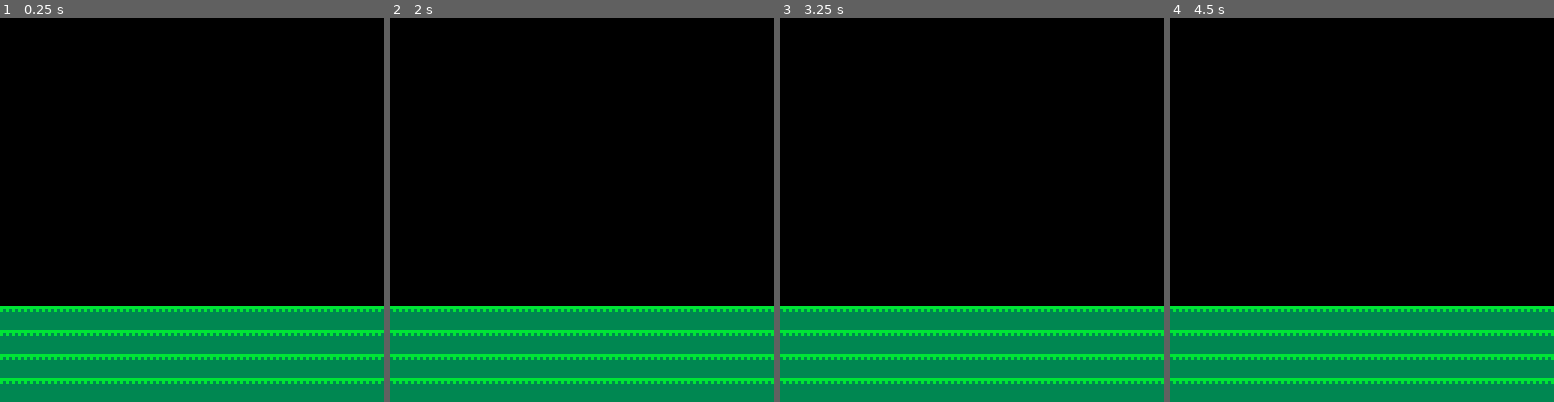
Above: before the commit, frames 1-4 (left to right).
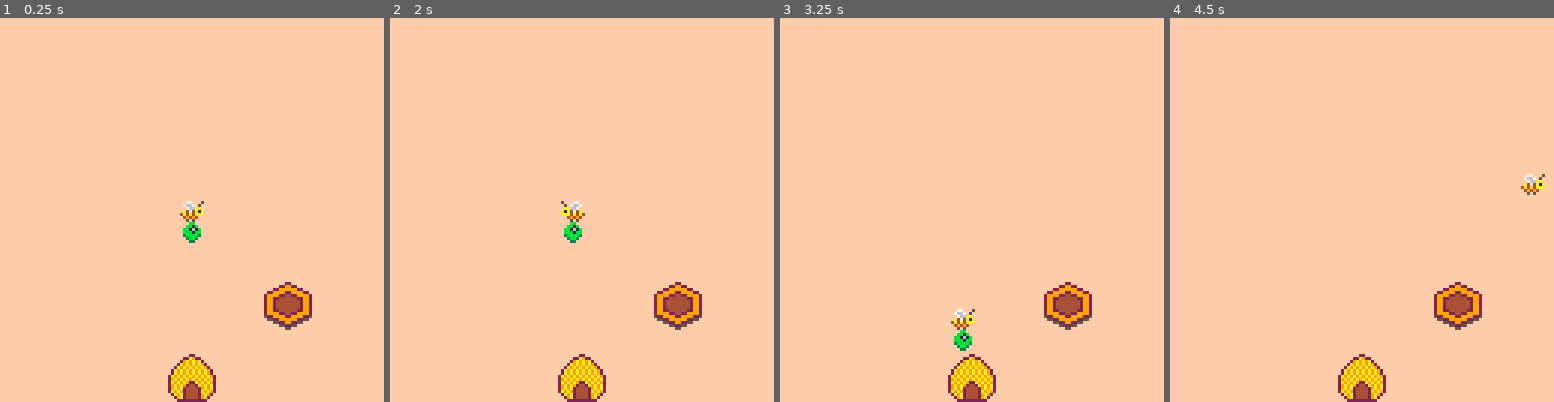
Above: after the commit, the same moments.

Repository: global-game-jam-2019-team/the_letter_bee
Game: PICO-8 cartridge the_letter_bee_art_sound_backup.p8
Two runs of this game, one before a commit and one after it. Both use one fixed random seed, a clock stepped at 60 frames per second and the inputs below.
Inputs:
- Up to frame 1 (0.25 s): no input
- Up to frame 2 (2 s): tap O (Z key) at 0.33, 0.7, 1.43 s; tap X (X key) at 1.07 s; hold Left from 1.97 s (still down)
- Up to frame 3 (3.25 s): tap X (X key) every 0.33 s from 2.07 to 3.07 s; tap O (Z key) at 2.22, 3.1 s; release Left at 2.37 s; hold Down 2.42-2.82 s; hold Right from 2.87 s (still down)
- Up to frame 4 (4.5 s): tap X (X key) every 0.33 s from 3.4 to 4.4 s; release Right at 3.53 s; hold Up 3.58-4.08 s; tap O (Z key) at 3.98 s; hold Right from 4.13 s (still down)

The runs differ from the first frame. In frame 1, 100% of the frame differs, in the area x 0-100%, y 0-100%; in frame 2, 100%; in frame 3, 100%; in frame 4, 100%.

Commit message:
Remove unused sprite from map

Diff:
--- a/the_letter_bee_art_sound_backup.p8
+++ b/the_letter_bee_art_sound_backup.p8
@@ -7,16 +7,27 @@
 --------------------------------
 
 local cam_x = 0
+local cam_x_screen_limit = 16
+
 local t = 0      -- current time
 local p =              -- player
- { x = 32, y = 32, move_timer = 0,
+ { x = 64, y = 64, move_timer = 0,
    cycling = false, cycle_timer = 0,
-   col = 8, mode = 1}
-local sand_behaviors = {}
-local gravity = 5
+   col = 8, mode = 1, point_right = true,
+   carry_sprite="food_green"}
+local bee_gravity = 0
+local bee_speed = 3
+local bee_jank_skip_rate = 1
+local bee_jank_factor_y = 2
+local bee_jank_factor_x = .5
+local normal_gravity = 5
+
+-- the y position of the floor
+local floor_y = 128 - 8
 
 -------------------------- util --
 
+printh("overwritten", "b", true)
 function log(text,val1,val2,val3,val4)
   if text == nil then text = "nil" end
   if val1 == nil then val1 = "nil" end
@@ -47,7 +58,7 @@
 end
 
 function rnd_index(a)
- return flr(rnd(a))+1
+ return flr(rnd(#a))+1
 end
 
 function cycle_arr(t, skips)
@@ -101,6 +112,59 @@
  return _b[i+1]
 end
 
+-- sprite data
+_s = {
+  bee        = {n=  1, w=1, h=1, cx=4, cy=4, r=4},
+  bee_green  = {n=  2, w=1, h=1, cx=4, cy=4, r=4},
+  bee_blue   = {n= 17, w=1, h=1, cx=4, cy=4, r=4},
+  bee_pink   = {n= 18, w=1, h=1, cx=4, cy=4, r=4},
+  food       = {n= 16, w=1, h=1, cx=4, cy=4, r=4},
+  food_green = {n= 32, w=1, h=1, cx=4, cy=4, r=4},
+  food_pink  = {n= 33, w=1, h=1, cx=4, cy=4, r=4},
+  food_blue  = {n= 34, w=1, h=1, cx=4, cy=4, r=4},
+
+  hive   =     {n=  3, w=2, h=2, cx=8, cy=8, r=8},
+  cloud  =     {n=  5, w=2, h=1, cx=8, cy=8},
+  cloud2 =     {n= 48, w=2, h=1, cx=8, cy=8},
+  floor  =     {n=  7, w=2, h=1, cx=4, cy=4},
+  speech =     {n=  8, w=2, h=2, cx=12,cy=16},
+  speech =     {n=  7, w=2, h=1, cx=12,cy=16},
+
+  honeycomb =  {n= 35, w=2, h=2, cx=8, cy=8, r=8},
+  -- todo: tree.
+}
+
+-- gathers spr parameters
+function s(name, x, y, flip_x, flip_y)
+  local sd = _s[name]
+  return sd.n, x-sd.cx, y-sd.cy, sd.w, sd.h, flip_x, flip_y
+end
+
+-- entity reaction: delete
+function er_delete(entity, entities)
+  del(entities, entity)
+end
+
+-- entity reaction: carry
+function er_carry(entity, entities)
+  if p.carry_sprite ~= nil then return end
+  p.carry_sprite = entity.type
+  del(entities, entity)
+end
+
+-- entity reaction: drop
+function er_drop(entity, entities)
+  if p.carry_sprite == nil then return end
+  add(entities, {type=p.carry_sprite,x=p.x,y=p.y})
+  p.carry_sprite = nil
+end
+
+-- entity reaction: drop
+function er_consume_carry(entity, entities)
+  if p.carry_sprite == nil then return end
+  p.carry_sprite = nil
+end
+
 function update_buttons()
  for i=1,6 do
   local cur = _b[i]
@@ -150,34 +214,88 @@
  end
 end
 
-function _init()
- printh("overwritten", "b", true)
-end
-
---------------------------------
------------- callback: update --
-function _update()
- t = (t + 1) % 32767
- update_buttons()
- control()
-
- -- monitor
- for i=0,5 do
-  local cur = b(i)
-  mon(cur.sym, cur.isdown, cur.count, cur.col)
- end
- monf("m", p.mode == 0, 1.0, 11)
- monf("c", true, 1.0, p.col)
+function update_bee()
+  p.y = p.y + bee_gravity
+  if t % bee_jank_skip_rate ~= 0 then
+    local angle = rnd(1)
+    local fx = cos(angle) * bee_jank_factor_x
+    local fy = sin(angle) * bee_jank_factor_y
+    p.x = p.x + fx
+    p.y = p.y + fy
+  end
+end
+
+function apply_floors(entities)
+  if p.y > floor_y then p.y = floor_y end
 end
 
 function control()
-  local factor = 5
+  -- left
+  if b(0).isdown then
+    p.x = p.x - bee_speed
+    p.point_right = false
+  end
+  -- right
   if b(1).isdown then
-    cam_x = cam_x + factor
-  end
-  if b(0).isdown then
-    cam_x = cam_x - factor
-  end
+    p.x = p.x + bee_speed
+    p.point_right = true
+  end
+  -- up
+  if b(2).isdown then p.y = p.y - bee_speed end
+  -- down
+  if b(3).isdown then p.y = p.y + bee_speed end
+end
+
+-- determines which entities the bee is touching
+function check_overlap(entities)
+  local bee_r = _s["bee"].r
+  for i=1,#entities do
+    local e = entities[i]
+    e.is_touched = false
+    local sprite = _s[e.type]
+    local e_r = sprite.r
+    if e_r ~= nil then
+      local dx = e.x - p.x
+      local dy = e.y - p.y
+      if abs(dx) < 16 and abs(dy) < 16 then
+        local d2 = len2(dx,dy)
+        local d2_limit = pow2(bee_r + e_r)
+        if d2 < d2_limit then
+          e.is_touched = true
+          log("colliding", e.type, bee_r, e_r)
+          log("colliding", dx, dy)
+          log("colliding", d2, d2_limit)
+          log("colliding", e.x, e.y, p.x, p.y)
+        end
+      end
+    end
+  end
+end
+
+-- reacts to the bee touching entities
+function apply_overlap(entities)
+  _s.bee.n = 1
+  for i=1,#entities do
+    local e = entities[i]
+    if e.is_touched then
+      _s.bee.n = 2
+      local reactions = e.reactions
+      if reactions ~= nil then
+        log("#reactions", #reactions)
+        for reaction in all(reactions) do
+          reaction(e, entities)
+        end
+      end
+    end
+  end
+end
+
+function update_camera()
+  cam_x_right_limit = p.x - cam_x_screen_limit
+  cam_x_left_limit = p.x - (128 - cam_x_screen_limit)
+  log("bee", cam_x_right_limit, cam_x_left_limit, p.x)
+  if cam_x > cam_x_right_limit then cam_x = cam_x_right_limit end
+  if cam_x < cam_x_left_limit then cam_x = cam_x_left_limit end
 end
 
 --------------------------------
@@ -216,31 +334,19 @@
 
 local home_maps = {1}
 local available_maps = {2,3,4,5,6,7,8}
-
-local home_map = 1
-local map_list_right = {3,3,5,3,5,7,9}
-local map_list_left = {2,4,6,8}
-
-function _draw()
-  cls()
-  camera(cam_x,0)
-  local screen = get_screen(cam_x)
-
-  -- home
-  draw_screen(home_map, 0)
-
-  -- left
-  for i=1,#map_list_left do
-    local map = map_list_left[i]
-    draw_screen(map, -i)
-  end
-
-  -- right
-  for i=1,#map_list_right do
-    local map = map_list_right[i]
-    draw_screen(map, i)
-  end
-end
+function pick_map()
+  local i = rnd_index(available_maps)
+  log("map", i, #available_maps)
+  return available_maps[rnd_index(available_maps)]
+end
+
+function draw_entities(entities)
+  for i=1,#entities do
+    local e = entities[i]
+    spr(s(e.type, e.x, e.y))
+  end
+end
+
 
 -------------------------------
 -- utilities
@@ -282,7 +388,120 @@
  end
 end
 
-
+--------------------------------
+------------- mode: overworld --
+
+local home_map = 1
+local map_list_right = {pick_map(),pick_map(),pick_map(),pick_map(),pick_map(),pick_map()}
+local map_list_left = {pick_map(),pick_map(),pick_map(),pick_map(),pick_map()}
+
+function _update_overworld()
+  t = (t + 1) % 32767
+  update_buttons()
+  update_bee()
+  control()
+  apply_floors(overworld_entities)
+  check_overlap(overworld_entities)
+
+  apply_overlap(overworld_entities)
+
+  update_camera()
+
+  log("stats","mem",stat(0),"cpu",stat(1))
+end
+
+function _draw_overworld()
+  cls"12"
+  camera(cam_x,0)
+  local screen = get_screen(cam_x)
+
+  -- home
+  draw_screen(home_map, 0)
+
+  -- left
+  for i=1,#map_list_left do
+    local map = map_list_left[i]
+    draw_screen(map, -i)
+  end
+
+  -- right
+  for i=1,#map_list_right do
+    local map = map_list_right[i]
+    draw_screen(map, i)
+  end
+
+  -- entities
+  draw_entities(overworld_entities)
+
+  -- bee carry
+  if p.carry_sprite ~= nil then
+    local offset_y = _s.bee.cy + _s[p.carry_sprite].cy
+    spr(s(p.carry_sprite, p.x, p.y + offset_y))
+  end
+
+  -- bee
+  spr(s("bee", p.x, p.y, not p.point_right))
+end
+
+function go_to_overworld()
+  _update = _update_overworld
+  _draw = _draw_overworld
+end
+
+--------------------------------
+------------------ mode: hive --
+
+function _update_hive()
+  t = (t + 1) % 32767
+  update_buttons()
+  update_bee()
+  control()
+
+  apply_floors(hive_entities)
+  check_overlap(hive_entities)
+  apply_overlap(hive_entities)
+
+  update_camera()
+
+  log("stats","mem",stat(0),"cpu",stat(1))
+end
+
+function _draw_hive()
+  cls"15"
+  -- map(0,64-16, 0,0, 16,16)
+
+  -- entities
+  draw_entities(hive_entities)
+
+  -- bee carry
+  if p.carry_sprite ~= nil then
+    local offset_y = _s.bee.cy + _s[p.carry_sprite].cy
+    spr(s(p.carry_sprite, p.x, p.y + offset_y))
+  end
+  -- bee
+  spr(s("bee", p.x, p.y, not p.point_right))
+end
+
+function go_to_hive()
+  _update = _update_hive
+  _draw = _draw_hive
+end
+
+-- go_to_overworld()
+go_to_hive()
+
+-- prep entities
+function _init()
+  overworld_entities = {
+    {type="hive", x=64, y=76,reactions={go_to_hive}},
+    {type="food", x=136,y=floor_y,reactions={er_carry}}
+  }
+
+  hive_entities = {
+    {type="hive",      x=64, y=128-_s.hive.cy,reactions={go_to_overworld}},
+    {type="honeycomb", x=96,y=96,reactions={er_consume_carry}}
+  }
+end
 
 
 
@@ -414,16 +633,16 @@
 __map__
 0000000000000000000000000000000000000000000000000000000000000000000000000000000000000000000000000000000000000000000000000000000000000000000000000000000000000000000000000000000000000000000000000000000000000000000000000000000000000000000000000000000000000000
 0000000000000000000000000000000000000000000000000000000000000000000000000000000000000000000000000000000000000000000000000000000000000000000000000000000000000000000000000000000000000000000000000000000000000000000000000000000000000000000000000000000000000000
-0000000000000000000000000000000000000000000000000000000000000000000000000000000000000000000000000000000000000000000000000000000000000000000000000000000000000000000000000000000000000000000000000000000000000000000000000000000000000000000000000000000000000000
-0000000000000000000000000000000000000000000000000000000000000000000000000000000000000000000000000000000000000000000000000000000000000000000000000000000000000000000000000000000000000000000000000000000000000000000000000000000000000000000000000000000000000000
-0000000000000000000000000000000000000000000000000000000000000000000000000000000000000000000000000000000000000000000000000000000000000000000000000000000000000000000000000000000000000000000000000000000000000000000000000000000000000000000000000000000000000000
-0000000000000000000000000000000000000000000000000000000000000000000000000000000000000000000000000000000000000000000000000000000000000000000000000000000000000000000000000000000000000000000000000000000000000000000000000000000000000000000000000000000000000000
-0000000000000000000000000000000000000000000000000000000000000000000000000000000000000000000000000000000000000000000000000000000000000000000000000000000000000000000000000000000000000000000000000000000000000000000000000000000000000000000000000000000000000000
-0000000000000000000000000000000000000000000000000000000000000000000000000000000000000000000000000000000000000000000000000000000000000000000000000000000000000000000000000000000000000000000000000000000000000000000000000000000000000000000000000000000000000000
-0000000000000000000000000000000000000000000000000000000000000000000000000000000000000000000000000000000000000000000000000000000000000000000000000000000000000000000000000000000000000000000000000000000000000000000000000000000000000000000000000000000000000000
-0000000000000000000000000000000000000000000000000000000000000000000000000000000000000000000000000000000000000000000000000000000000000000000000000000000000000000000000000000000000000000000000000000000000000000000000000000000000000000000000000000000000000000
-0000000000000000000000000000000000000000000000000000000000000000000000000000000000000000000000000000000000000000000000000000000000000000000000000000000000000000000000000000000000000000000000000000000000000000000000000000000000000000000000000000000000000000
-0000000000000000000000000000000000000000000000000000000000000000000000000000000000000000000000000000000000000000000000000000000000000000000000000000000000000000000000000000000000000000000000000000000000000000000000000000000000000000000000000000000000000000
+000000000000000a0b0c0d000000000000000000000000000000000000000000000000000000000000000000000000000000000000000000000000000000000000000000000000000000000000000000000000000000000000000000000000000000000000000000000000000000000000000000000000000000000000000000
+000000000000001a1b1c1d000000000000000000000000000000000000000000000000000000000000000000000000000000000000000000000000000000000000000000000000000000000000000000000000000000000000000000000000000000000000000000000000000000000000000000000000000000000000000000
+000000000000002a2b2c2d000000000000000000000000000000000000000000000000000000000000000000000000000000000000000000000000000000000000000000000000000000000000000000000000000000000000000000000000000000000000000000000000000000000000000000000000000000000000000000
+000000000000003a3b3c3d000000000000000000000000000000000000000000000000000000000000000000000000000000000000000000000000000000000000000000000000000000000000000000000000000000000000000000000000000000000000000000000000000000000000000000000000000000000000000000
+0000000000000000252600000000000000000000000000000000000000000000000000000000000000000000000000000000000000000000000000000000000000000000000000000000000000000000000000000000000000000000000000000000000000000000000000000000000000000000000000000000000000000000
+0000000000000000252600000000000000000000000000000000000000000000000000000000000000000000000000000000000000000000000000000000000000000000000000000000000000000000000000000000000000000000000000000000000000000000000000000000000000000000000000000000000000000000
+0000000000000000252600000000000000000000000000000000000000000000000000000000000000000000000000000000000000000000000000000000000000000000000000000000000000000000000000000000000000000000000000000000000000000000000000000000000000000000000000000000000000000000
+0000000000000000252600000000000000000000000000000000000000000000000000000000000000000000000000000000000000000000000000000000000000000000000000000000000000000000000000000000000000000000000000000000000000000000000000000000000000000000000000000000000000000000
+0000000000000000252600000000000000000000000000000000000000000000000000000000000000000000000000000000000000000000000000000000000000000000000000000000000000000000000000000000000000000000000000000000000000000000000000000000000000000000000000000000000000000000
+0000000000000000353600000000000000000000000000000000000000000000000000000000000000000000000000000000000000000000000000000000000000000000000000000000000000000000000000000000000000000000000000000000000000000000000000000000000000000000000000000000000000000000
 0707070707070707070707070707070707070707070707070707070707070707070707070707070707070707070707070707070707070707070707070707070707070707070707070707070707070707070707070707070707070707070707070707070707070707070707070707070707070707070707070707070707070707
 0707070707070707070707070707070707070707070707070707070707070707070707070707070707070707070707070707070707070707070707070707070707070707070707070707070707070707070707070707070707070707070707070707070707070707070707070707070707070707070707070707070707070707
 0707070707070707070707070707070707070707070707070707070707070707070707070707070707070707070707070707070707070707070707070707070707070707070707070707070707070707070707070707070707070707070707070707070707070707070707070707070707070707070707070707070707070707
Not shown, changed: 17 lines of the sprite sheet (__gfx__) section of the_letter_bee.p8
Not shown, changed: 21 lines of the sprite sheet (__gfx__) section of the_letter_bee_art_sound_backup.p8
